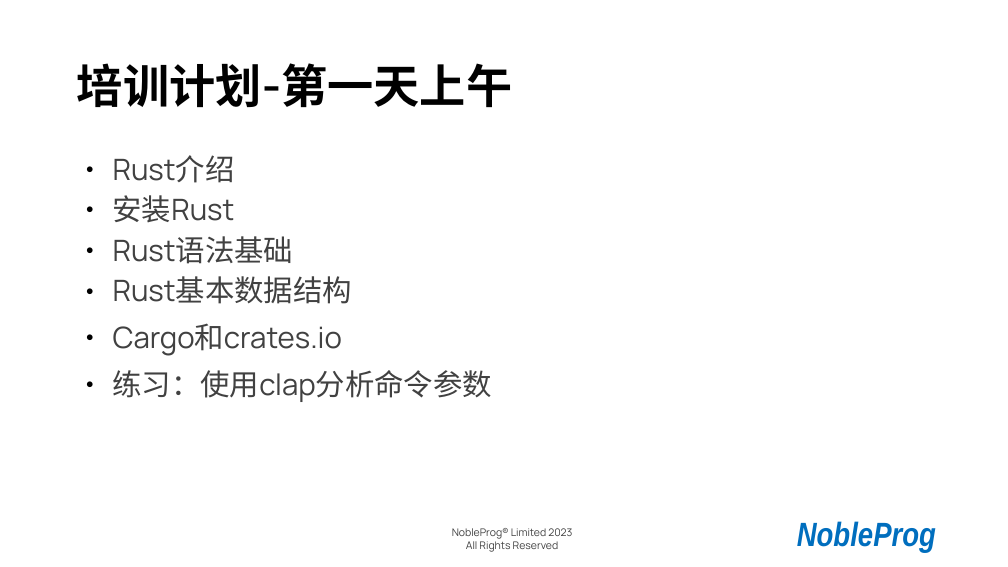
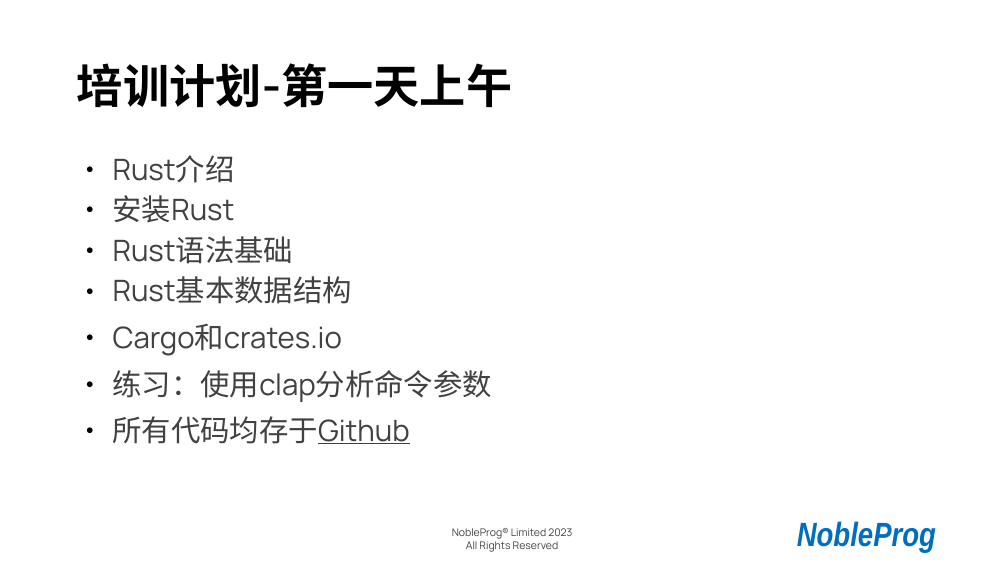
Before and after one commit to cathay4t/rust_training_2023_shanghai, a slide deck: slide 2 of presentation.odp. Drawn at 1008x567 pixels with LibreOffice and Linux fonts; fonts in the diff are those of the drawing; background and template pictures are left out. Boxes give left, top, right and bottom in pixels: in the first picture for what was removed or moved away, otherwise in the second. Text is boxed around its words. In the diff, an @@ line names an element or a change of style, - is before the commit and + after.

```diff
--- a/presentation.odp
+++ b/presentation.odp
@@ text at <box>113,416,410,444</box>: paragraph added @@
+● 所有代码均存于Github
```
Also in this commit, not shown: 2 other slides changed, 2 slides added, 3 other files.
